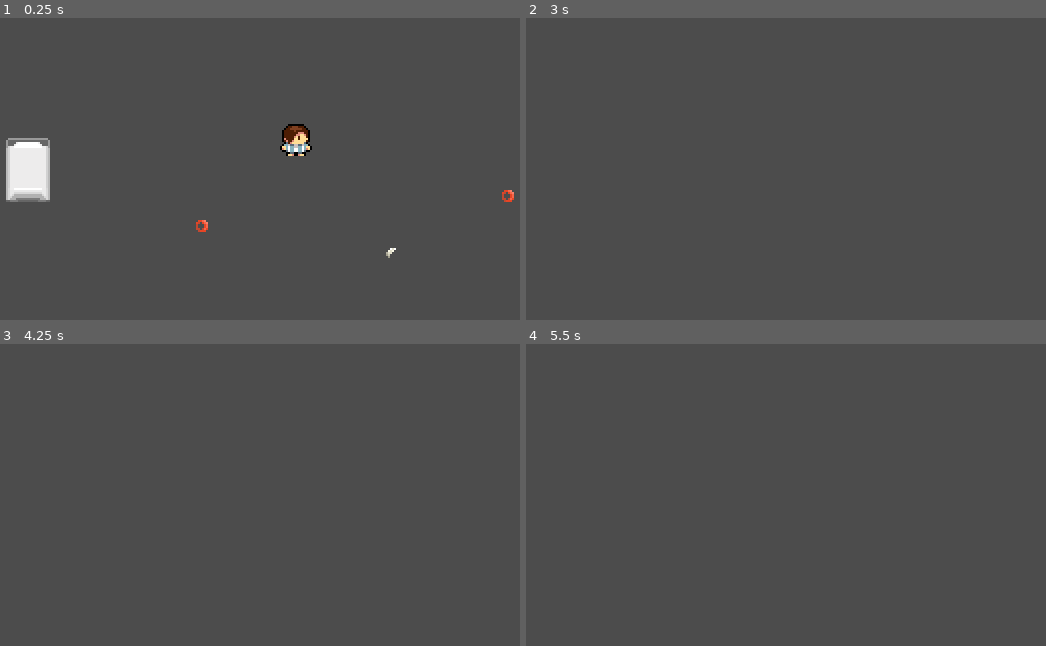
Above: before the commit, frames 1-4 (two rows, left to right).
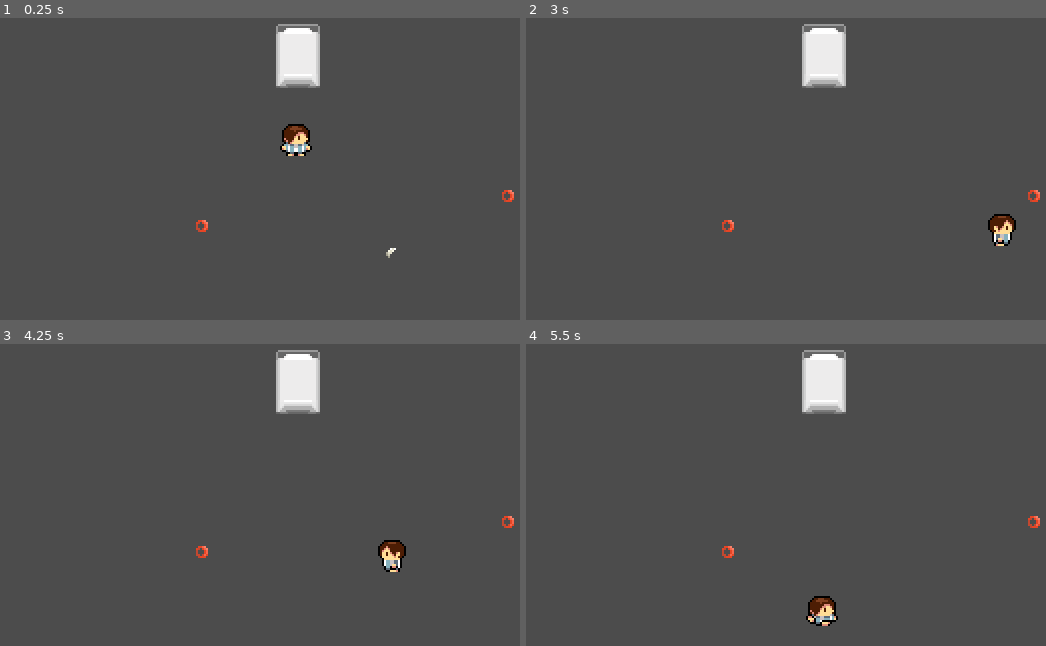
Above: after the commit, the same moments.

Repository: XanGrab/2022brackeyJammin
Game: Godot game, scene res://scenes/test scene/Jess's test.tscn
Same seed, same stepped clock (60 frames per second), same inputs: the game is played once before the commit and once after it. The engine's default icon, where the game draws it, is replaced by a stand-in: a white triangle on a blue panel in a dark square.
Inputs:
- Up to frame 1 (0.25 s): no input
- Up to frame 2 (3 s): tap Enter at 0.5 s; hold Right (playermove_right) 0.53-1.28 s; hold Space (dialogue_advance) 0.53-1.28 s; hold S (playermove_down) 1.28-2.03 s; tap Z (grab) at 1.35 s; hold Right (playermove_right) 2.03-2.78 s; hold 2 2.03-2.78 s; hold R (wake_up) from 2.78 s (still down); tap Space (dialogue_advance) at 2.85 s
- Up to frame 3 (4.25 s): tap Space (dialogue_advance) at 3.5 s; release R (wake_up) at 3.53 s; hold A (playermove_left) from 3.53 s (still down); hold Z (grab) from 3.53 s (still down)
- Up to frame 4 (5.5 s): release Z (grab) at 4.28 s; tap 2 at 4.35 s; release A (playermove_left) at 5.03 s; hold S (playermove_down) from 5.03 s (still down); hold Space (dialogue_advance) from 5.03 s (still down)

The runs differ from the first frame. In frame 1, 3.6% of the frame differs, in the area x 1-62%, y 1-61%; in frame 2, 2.4%; in frame 3, 2.4%; in frame 4, 2.4%.
Error before the commit: Attempt to call function 'instance' in base 'null instance' on a null instance. (res://scripts/game_manager.gd:39)

Commit message:
fixed R bug, added bed respawn consistency, can spawn left or right side of bed

Diff:
--- a/scenes/test scene/Jess's test.tscn
+++ b/scenes/test scene/Jess's test.tscn
@@ -34,5 +34,5 @@
 visible = false
 
 [node name="Bed" parent="." instance=ExtResource( 2 )]
-position = Vector2( -134, 15 )
+position = Vector2( 1, -42 )
 move_to = "res://scenes/test scene/Dream.tscn"
--- a/scenes/world/Dream World/bedroom_d.tscn
+++ b/scenes/world/Dream World/bedroom_d.tscn
@@ -1,6 +1,7 @@
-[gd_scene load_steps=9 format=2]
+[gd_scene load_steps=13 format=2]
 
 [ext_resource path="res://_Art/Bedroom/bedroom.tres" type="TileSet" id=1]
+[ext_resource path="res://_Art/Dream Hub/Tall Walls Dream fixed.png" type="Texture" id=2]
 [ext_resource path="res://scenes/modular scenes/Characters/Player.tscn" type="PackedScene" id=3]
 [ext_resource path="res://scenes/test scene/Bed.tscn" type="PackedScene" id=4]
 [ext_resource path="res://scenes/modular scenes/Door.tscn" type="PackedScene" id=6]
@@ -8,12 +9,92 @@
 [ext_resource path="res://scenes/modular scenes/Item.tscn" type="PackedScene" id=8]
 [ext_resource path="res://scenes/modular scenes/Characters/Oldman.tscn" type="PackedScene" id=9]
 
+[sub_resource type="ConvexPolygonShape2D" id=2]
+points = PoolVector2Array( 64, 144, 0, 144, 0, 0, 64, 0 )
+
+[sub_resource type="ConvexPolygonShape2D" id=3]
+points = PoolVector2Array( 48, 144, 0, 144, 0, 0, 48, 0 )
+
+[sub_resource type="ConvexPolygonShape2D" id=4]
+points = PoolVector2Array( 48, 144, 0, 144, 0, 0, 48, 0 )
+
 [sub_resource type="TileSet" id=1]
+0/name = "Tall Walls Dream fixed.png 0"
+0/texture = ExtResource( 2 )
+0/tex_offset = Vector2( 0, 0 )
+0/modulate = Color( 1, 1, 1, 1 )
+0/region = Rect2( 80, 567, 64, 144 )
+0/tile_mode = 0
+0/occluder_offset = Vector2( 0, 0 )
+0/navigation_offset = Vector2( 0, 0 )
+0/shape_offset = Vector2( 0, 0 )
+0/shape_transform = Transform2D( 1, 0, 0, 1, 0, 0 )
+0/shape = SubResource( 2 )
+0/shape_one_way = false
+0/shape_one_way_margin = 1.0
+0/shapes = [ {
+"autotile_coord": Vector2( 0, 0 ),
+"one_way": false,
+"one_way_margin": 1.0,
+"shape": SubResource( 2 ),
+"shape_transform": Transform2D( 1, 0, 0, 1, 0, 0 )
+} ]
+0/z_index = 0
+1/name = "Tall Walls Dream fixed.png 1"
+1/texture = ExtResource( 2 )
+1/tex_offset = Vector2( 0, 0 )
+1/modulate = Color( 1, 1, 1, 1 )
+1/region = Rect2( 144, 567, 48, 144 )
+1/tile_mode = 0
+1/occluder_offset = Vector2( 0, 0 )
+1/navigation_offset = Vector2( 0, 0 )
+1/shape_offset = Vector2( 0, 0 )
+1/shape_transform = Transform2D( 1, 0, 0, 1, 0, 0 )
+1/shape = SubResource( 3 )
+1/shape_one_way = false
+1/shape_one_way_margin = 1.0
+1/shapes = [ {
+"autotile_coord": Vector2( 0, 0 ),
+"one_way": false,
+"one_way_margin": 1.0,
+"shape": SubResource( 3 ),
+"shape_transform": Transform2D( 1, 0, 0, 1, 0, 0 )
+} ]
+1/z_index = 0
+2/name = "Tall Walls Dream fixed.png 2"
+2/texture = ExtResource( 2 )
+2/tex_offset = Vector2( 0, 0 )
+2/modulate = Color( 1, 1, 1, 1 )
+2/region = Rect2( 192, 567, 48, 144 )
+2/tile_mode = 0
+2/occluder_offset = Vector2( 0, 0 )
+2/navigation_offset = Vector2( 0, 0 )
+2/shape_offset = Vector2( 0, 0 )
+2/shape_transform = Transform2D( 1, 0, 0, 1, 0, 0 )
+2/shape = SubResource( 4 )
+2/shape_one_way = false
+2/shape_one_way_margin = 1.0
+2/shapes = [ {
+"autotile_coord": Vector2( 0, 0 ),
+"one_way": false,
+"one_way_margin": 1.0,
+"shape": SubResource( 4 ),
+"shape_transform": Transform2D( 1, 0, 0, 1, 0, 0 )
+} ]
+2/z_index = 0
 
 [node name="Node2D" type="Node2D"]
 
 [node name="Camera2D" type="Camera2D" parent="."]
+offset = Vector2( 0, -100 )
 current = true
+
+[node name="Wall (TileMap)" type="TileMap" parent="."]
+scale = Vector2( 0.5, 0.5 )
+tile_set = SubResource( 1 )
+cell_size = Vector2( 16, 16 )
+format = 1
+tile_data = PoolIntArray( -1310740, 0, 0, -1310736, 1, 0, -1310735, 1, 0, -1310734, 1, 0, -1310733, 1, 0, -1310732, 1, 0, -1310731, 1, 0, -1310730, 1, 0, -1310729, 1, 0, -1310728, 1, 0, -1310727, 1, 0, -1310726, 1, 0, -1310725, 1, 0, -1310724, 1, 0, -1310723, 1, 0, -1310722, 1, 0, -1310721, 1, 0, -1376254, 1, 0, -1376253, 1, 0, -1376252, 1, 0, -1376251, 1, 0, -1376248, 1, 0, -1376247, 1, 0, -1376246, 1, 0, -1376245, 1, 0, -1376244, 1, 0, -1376243, 1, 0, -1376241, 1, 0, -1376239, 2, 0 )
 
 [node name="Floor (TileMap)" type="TileMap" parent="."]
 tile_set = ExtResource( 1 )
@@ -43,8 +124,3 @@
 [node name="Oldman" parent="YSort" instance=ExtResource( 9 )]
 position = Vector2( 96, -40 )
 scale = Vector2( 0.75, 0.75 )
-
-[node name="Wall (TileMap)" type="TileMap" parent="."]
-tile_set = SubResource( 1 )
-cell_size = Vector2( 16, 16 )
-format = 1
--- a/scenes/world/Real World/bedroom_r.tscn
+++ b/scenes/world/Real World/bedroom_r.tscn
@@ -73,7 +73,6 @@
 position = Vector2( 17, -65 )
 
 [node name="Player" parent="YSort" instance=ExtResource( 3 )]
-position = Vector2( 40, -21 )
 
 [node name="Door" parent="YSort" instance=ExtResource( 6 )]
 position = Vector2( 28, -44 )
--- a/scripts/Bed.gd
+++ b/scripts/Bed.gd
@@ -1,10 +1,25 @@
 extends Node2D
 
+enum Side {RIGHT, LEFT}
+
+onready var sprite = $Sprite
 export(String, FILE) var move_to
+export(Side) var respawn
 # Called when the node enters the scene tree for the first time.
 func _ready():
 	pass # Replace with function body.
 
 func _on_Area2D_body_entered(body):
 	if(body.name == "Player"):
+		#start dream flag as true
+		GameManager.dream_flag = true
+		#remember which scene we slept in
+		GameManager.bed_return_scene = get_tree().current_scene.filename
+		#store where to wake up
+		GameManager.wake_up_global_pos = global_position
+		match respawn:
+			Side.RIGHT:
+				GameManager.wake_up_global_pos.x += sprite.texture.get_width() / 1.5
+			Side.LEFT:
+				GameManager.wake_up_global_pos.x -= sprite.texture.get_width() / 1.5
 		GameManager.goto_scene(move_to)
--- a/scripts/game_manager.gd
+++ b/scripts/game_manager.gd
@@ -5,12 +5,21 @@
 #inventory
 #0-key, 1-bracelet, 2-badge
 var inventory_flags = [false, false, false]
+var dream_flag = false
 
+#What does this do again lol
 var current_scene = null
+
+#store which scene we went to sleep in
+var bed_return_scene = null
+#store wake up position in relation to bed
+var wake_up_global_pos = null
 
 # Called when the node enters the scene tree for the first time.
 func _ready():
+	#get root
 	var root = get_tree().get_root()
+	#set current to current scene
 	current_scene = root.get_child(root.get_child_count() - 1)
 
 # warning-ignore:return_value_discarded
@@ -21,10 +30,11 @@
 	inventory_flags[type] = true
 
 
-
+#our function for switching scenes
 func goto_scene(path):
 	call_deferred("_deferred_goto_scene", path)
-
+	if !dream_flag:
+		call_deferred("respawn_to_bed")
 
 func _deferred_goto_scene(path):
 	# It is now safe to remove the current scene
@@ -43,3 +53,7 @@
 
 	# Optionally, to make it compatible with the SceneTree.change_scene() API.
 	get_tree().set_current_scene(current_scene)
+
+func respawn_to_bed():
+	var player = get_tree().get_current_scene().find_node("Player")
+	player.global_position = GameManager.wake_up_global_pos
--- a/scripts/player/player_movement.gd
+++ b/scripts/player/player_movement.gd
@@ -9,8 +9,6 @@
 const RAYCAST_LEEWAY = 1
 const SQUEEZE_SPEED = 40
 
-#Make sure move_to is set to a .tscn!!
-export(String, FILE) var move_to
 
 onready var shapeNode : CollisionShape2D = $"CollisionShape2D"
 onready var interactor : RayCast2D = $"InteractRay"
@@ -71,9 +69,16 @@
 	emit_signal("on_move", _player_state_machine, direction, input)
 
 	#if 'R' pressed, return to real world
-	if Input.is_action_just_pressed("wake_up"):
-		#if it crashes here, you forgot to set a .tscn in the export var
-		GameManager.goto_scene(move_to)
+	if GameManager.dream_flag and Input.is_action_just_pressed("wake_up"):
+		#change flag to real world
+		GameManager.dream_flag = false
+		#switch scenes to stored bed scene
+		GameManager.goto_scene(GameManager.bed_return_scene)
+		#remove store bed scene for next potential one
+		GameManager.bed_return_scene = null
+
+
+
 
 func _input(event):
 	match _player_state_machine:
Not shown, added: _Art/Dream Hub/Tall Walls Dream fixed.png.import
Not shown, added: _Art/NPCs/NPC 1.png.import
Not shown, added: _Art/NPCs/NPC 2.png.import
Not shown, added: _Art/NPCs/NPC 3.png.import
Not shown, added: _Art/NPCs/NPC 4.png.import
Not shown, added: _Art/NPCs/Old man sprite outlined.png.import
